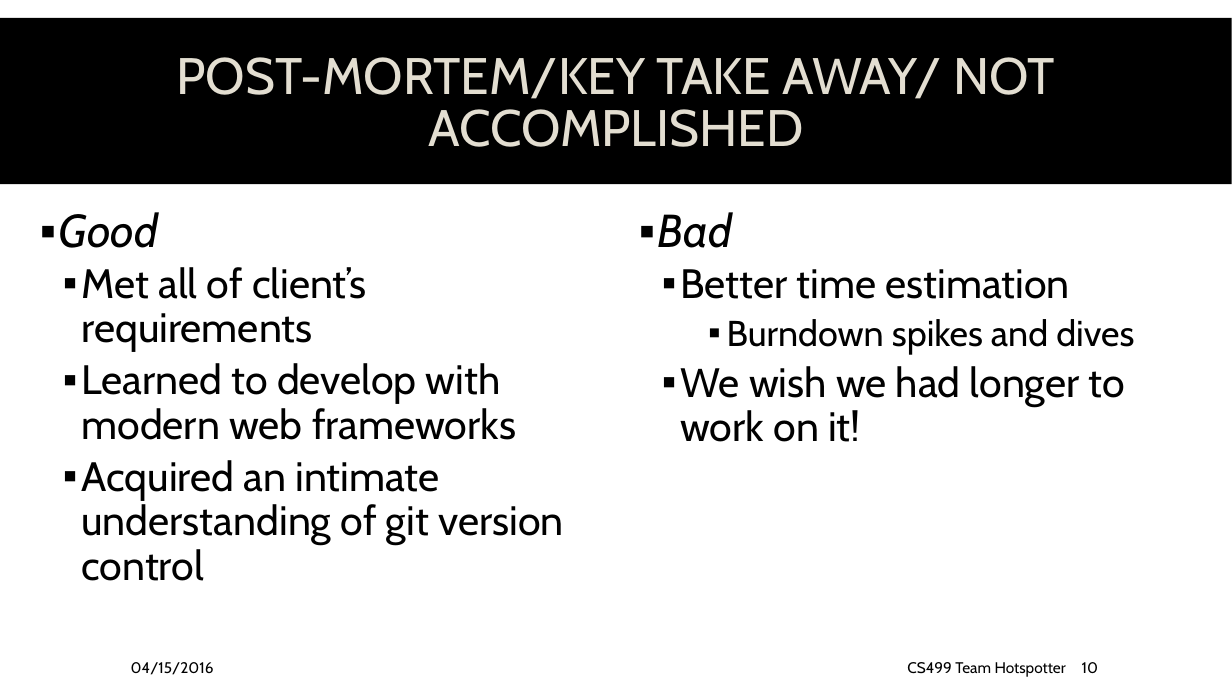
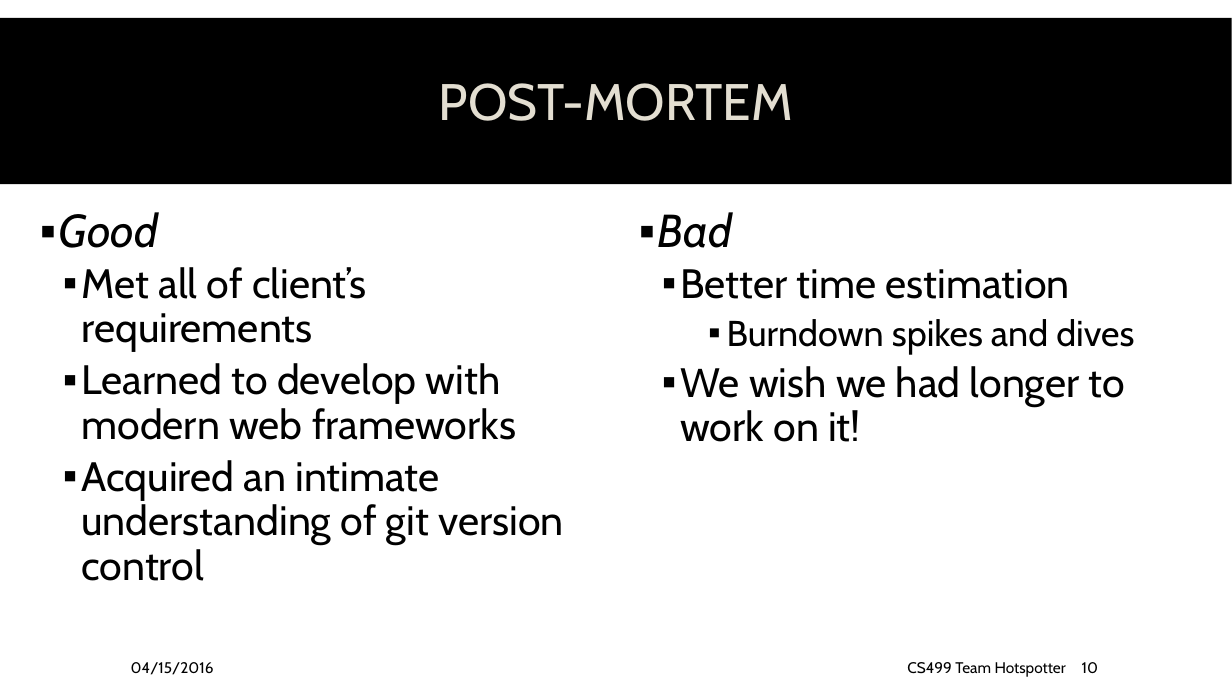
Before and after one commit to spesmit/hotspotter, a slide deck: slide 10 of Documentation/Presentations/CS499 Final Presentation.pptx. Drawn at 1232x693 pixels with LibreOffice and Linux fonts; fonts in the diff are those of the drawing; background and template pictures are left out. Boxes give left, top, right and bottom in pixels: in the first picture for what was removed or moved away, otherwise in the second. Text is boxed around its words. In the diff, an @@ line names an element or a change of style, - is before the commit and + after.

Commit message:
final touches by nate" "

```diff
--- a/Documentation/Presentations/CS499 Final Presentation.pptx
+++ b/Documentation/Presentations/CS499 Final Presentation.pptx
@@ title at box(439, 83, 793, 121): text changed @@
-POST-MORTEM/KEY TAKE AWAY/ NOT ACCOMPLISHED
+POST-MORTEM
```
